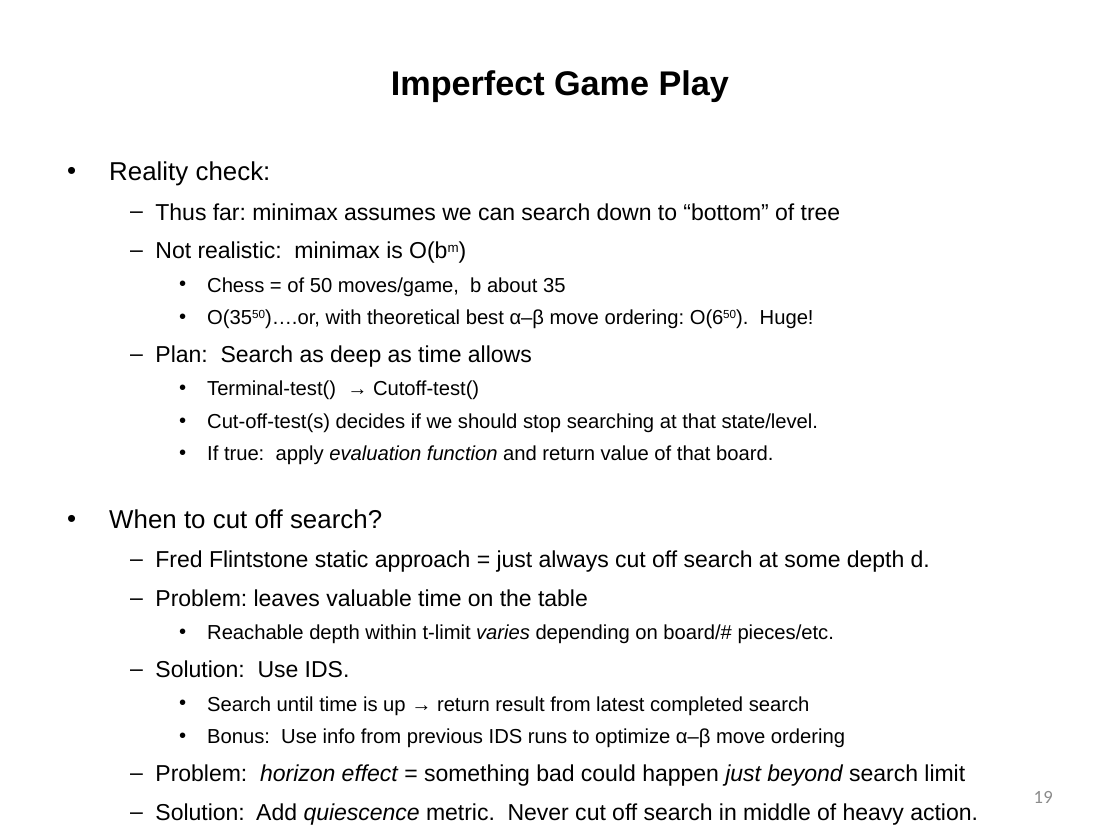
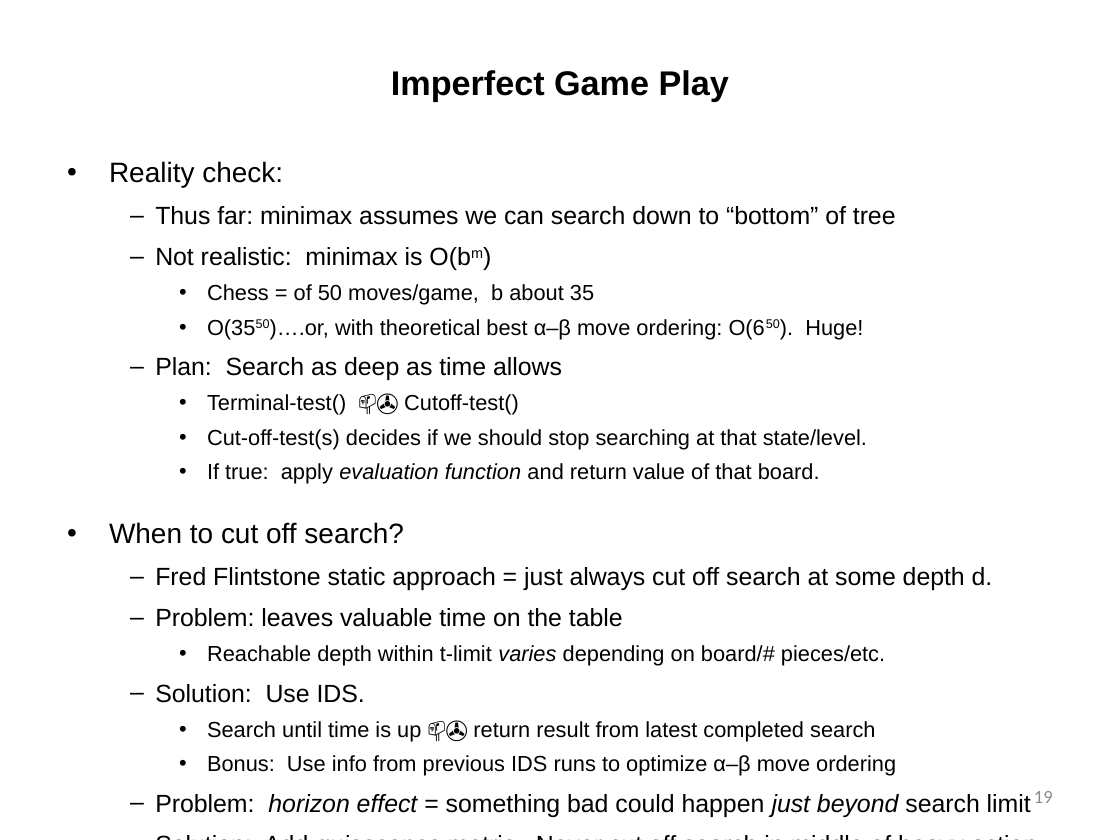
Before and after one commit to tdhock/cs470-570-spring-2023, a slide deck: slide 19 of slides/chapter5.pptx. Drawn at 1120x840 pixels with LibreOffice and Linux fonts; fonts in the diff are those of the drawing. Boxes give left, top, right and bottom in pixels: in the first picture for what was removed or moved away, otherwise in the second. Text is boxed around its words. In the diff, an @@ line names an element or a change of style, - is before the commit and + after.

```diff
--- a/slides/chapter5.pptx
+++ b/slides/chapter5.pptx
@@ text at (109,161,1031,817): size 16.6 to 18 pt in "Reality check:", "When to cut off search?"; size 14.8 to 16 pt in "Thus far: minimax assumes we can search ...", "Not realistic: minimax is O(bm)", "Plan: Search as deep as time allows", "Fred Flintstone static approach = just always ..." and 4 more places; size 12.9 to 14 pt in "Chess = of 50 moves/game, b about ...", "O(3550)….or, with theoretical best α–β move ordering: ...", "Cut-off-test(s) decides if we should stop searching ...", "If true: apply evaluation function and return ..." and 2 more places @@
@@ text at (207,394,519,415): text changed; size 12.9 to 14 pt @@
-    • Terminal-test() → Cutoff-test()
+    • Terminal-test() 📫✇ Cutoff-test()
@@ text at (207,721,875,741): text changed; size 12.9 to 14 pt @@
-    • Search until time is up → return result from latest completed search
+    • Search until time is up 📫✇ return result from latest completed search
@@ page number at (1034,791,1053,803): text colour #8C8C8C to #8B8B8B, letter spacing 0.2 to 0.1 pt @@
```
Also in this commit, not shown: 27 other slides changed, 1 other file.
